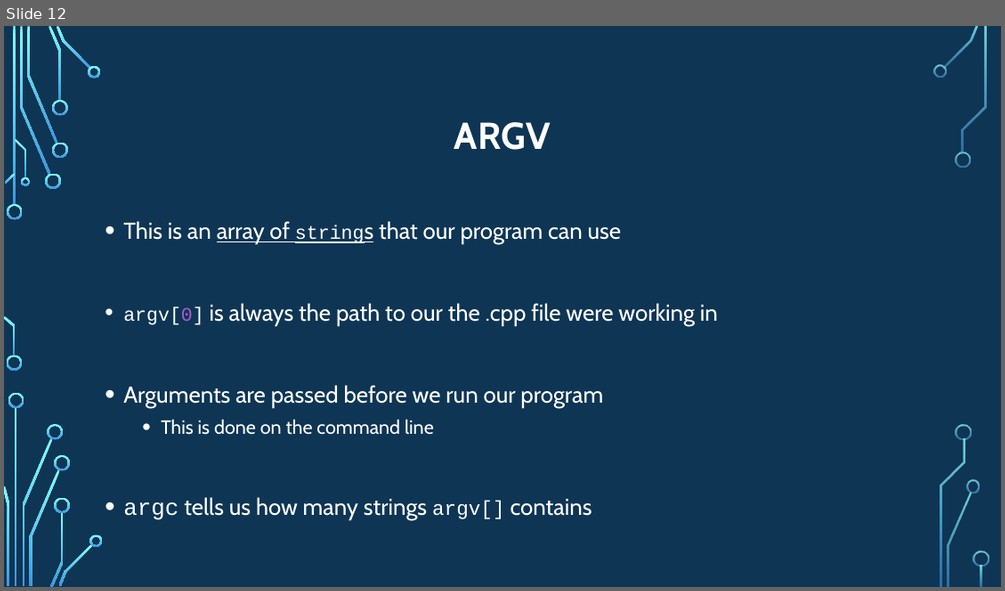
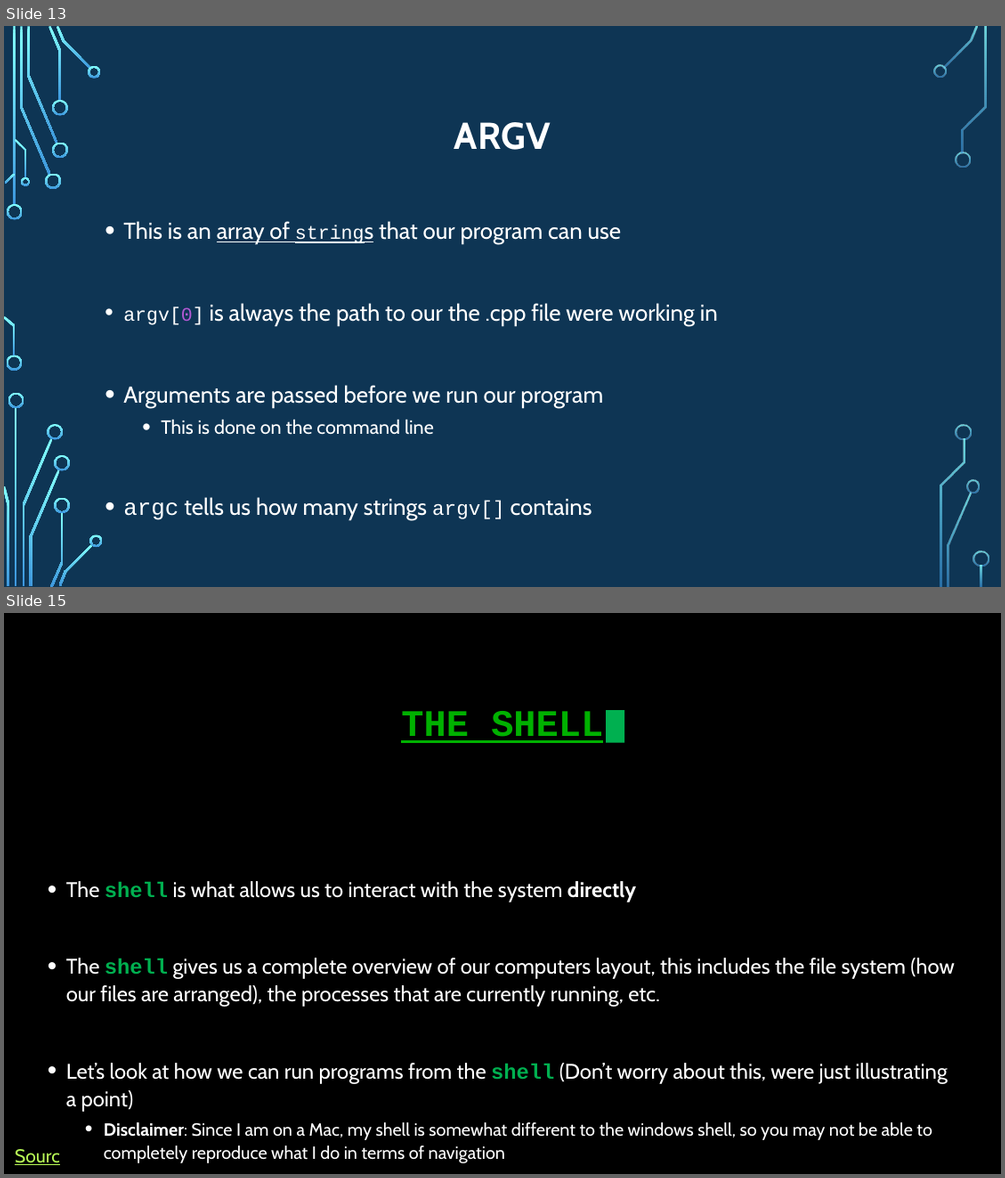
Before and after one commit to psypdt/ZIS_C-_Summer_Course_2019, a slide deck: Day_4/Day_4.pptx. Shown one above the other, each under a label of ours: slide 12 before the commit, slides 13 and 15 after it; the slides between them are not shown. The pictures are 1005x591 and 1005x1178 pixels, drawn with LibreOffice and Linux fonts; fonts in the diff are those of the drawing; background and template pictures are left out. Boxes give left, top, right and bottom in pixels: in the first picture for what was removed or moved away, otherwise in the second. Text is boxed around its words. In the diff, an @@ line names an element or a change of style, - is before the commit and + after.

```diff
--- a/Day_4/Day_4.pptx
+++ b/Day_4/Day_4.pptx
@@ slide 15 added at (4, 613, 1001, 1174), background picture (left out) @@
@@ title added at (401, 711, 603, 743), 36 pt, text #00B100, bold, underline @@
+THE SHELL
@@ rectangle added at (606, 710, 624, 742), fill #00B050 @@
@@ text added at (66, 881, 954, 1140), 20.4 pt, text #FFFFFF @@
+• The shell is what allows us to interact with the system directly
+• The shell gives us a complete overview of our computers layout, this includes the file system (how our files are arranged), the processes that are currently running, etc.
+• Let’s look at how we can run programs from the shell (Don’t worry about this, were just illustrating a point)
+  • Disclaimer: Since I am on a Mac, my shell is somewhat different to the windows shell, so you may not be able to completely reproduce what I do in terms of navigation
@@ text added at (8, 1140, 73, 1170), 18 pt, text #B8FA56, underline @@
+Source
@@ what was slide 12 is now slide 13 @@
```
Also in this commit, not shown: 13 other slides added, 1 slide removed, 2 other files.
